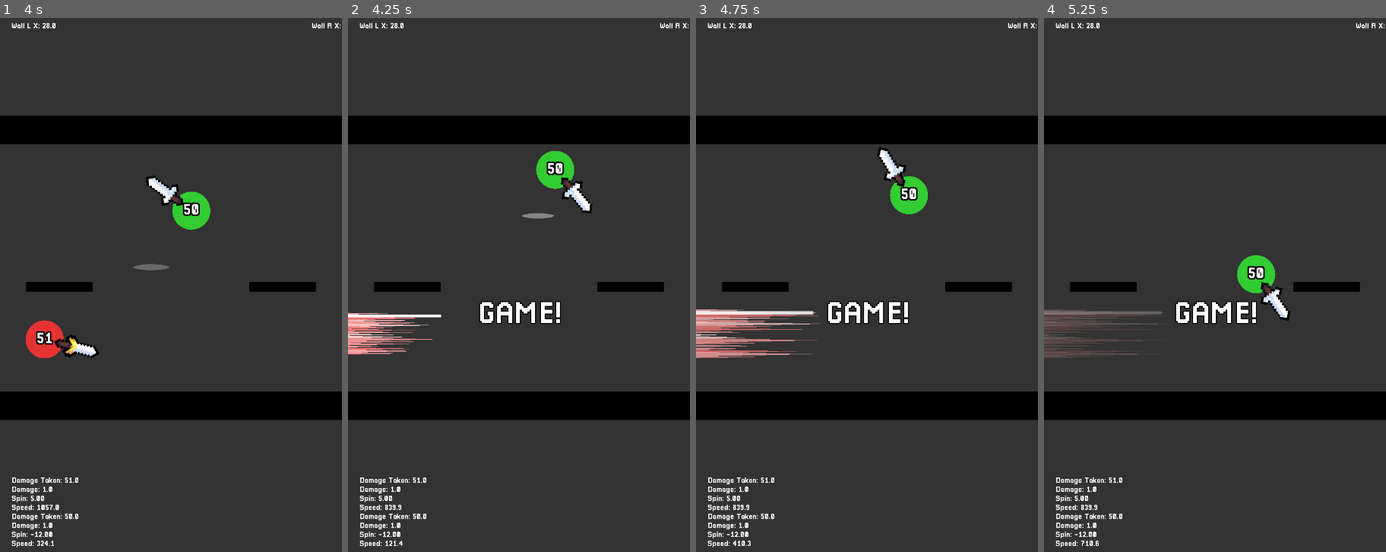
Above: before the commit, frames 1-4 (left to right).
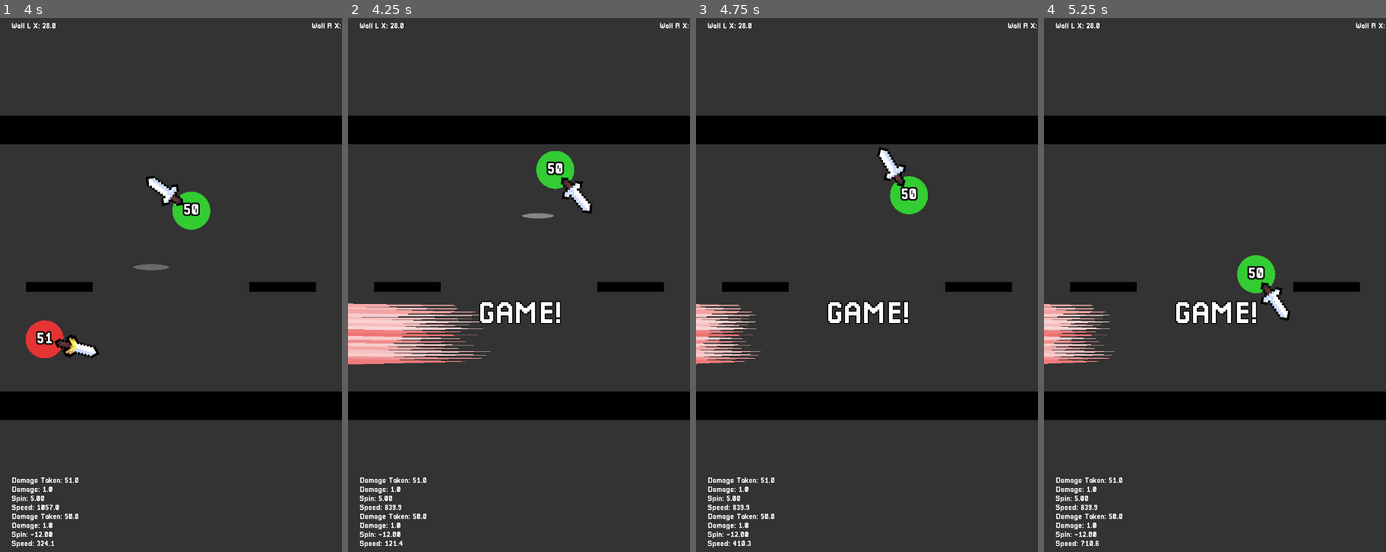
Above: after the commit, the same moments.

Repository: HarryLin349/Super-Smash-Balls
Game: Godot game, scene res://Main.tscn
Two runs of this game, one before a commit and one after it. Both use one fixed random seed, a clock stepped at 60 frames per second and the inputs below.
Inputs:
- Up to frame 1 (4 s): no input
- Up to frame 2 (4.25 s): no input
- Up to frame 3 (4.75 s): no input
- Up to frame 4 (5.25 s): no input

Frame 1 is identical in both runs. In frame 2, 2.9% of the frame differs, in the area x 0-42%, y 53-65%; in frame 3, 1.9%; in frame 4, 1.8%.

Commit message:
adjust KO geysers

Diff:
--- a/Main.gd
+++ b/Main.gd
@@ -222,14 +222,16 @@
 	var rng := RandomNumberGenerator.new()
 	rng.randomize()
 	var spikes := 18
-	var total_length : float = max(210.0, distance_to_center * 0.6)
+	var total_length : float = max(315.0, distance_to_center * 0.9)
 	var half := total_length * 0.5
 	var dir := Vector2.RIGHT if position_value.x < viewport_center_x else Vector2.LEFT
+	var stages := PackedFloat32Array([1.0, 0.7, 0.95, 0.4, 0.8, 0.6, 0.6, 0.0])
+	var stage_duration := 0.08
 	for i in range(spikes):
 		var t := (float(i) + 0.5) / float(spikes)
 		var y_pos : float = lerp(-half * 0.3, half * 0.3, t)
-		var length := rng.randf_range(total_length * 0.6, total_length * 1.0)
-		var thickness := rng.randf_range(6.0, 12.0)
+		var length := rng.randf_range(total_length * 0.8, total_length * 1.0)
+		var thickness := rng.randf_range(10.0, 18.0)
 		var tri := Polygon2D.new()
 		tri.color = base_color.lerp(Color(1, 1, 1, 1), rng.randf_range(0.3, 0.8))
 		tri.polygon = PackedVector2Array([
@@ -239,27 +241,21 @@
 		])
 		tri.z_index = 21
 		effect.add_child(tri)
-		var jitter_target := rng.randf_range(total_length * 0.4, total_length * 1.1)
 		var tween := get_tree().create_tween()
-		tween.tween_method(func(value: float) -> void:
-			tri.polygon = PackedVector2Array([
-				Vector2(0.0, y_pos - thickness * 0.5),
-				Vector2(0.0, y_pos + thickness * 0.5),
-				dir * value + Vector2(0.0, y_pos)
-			])
-		, length, jitter_target, 0.12).set_trans(Tween.TRANS_QUAD).set_ease(Tween.EASE_OUT)
-
-	var flash := Line2D.new()
-	flash.width = 6.0
-	flash.default_color = Color(1, 1, 1, 1)
-	flash.points = PackedVector2Array([Vector2(0.0, -half * 0.25), dir * total_length + Vector2(0.0, -half * 0.25)])
-	flash.z_index = 22
-	effect.add_child(flash)
-
-	var tween := get_tree().create_tween()
-	tween.tween_property(effect, "scale", Vector2(1.25, 1.25), 0.18).set_trans(Tween.TRANS_QUAD).set_ease(Tween.EASE_OUT)
-	tween.parallel().tween_property(effect, "modulate:a", 0.0, 0.6).set_trans(Tween.TRANS_QUAD).set_ease(Tween.EASE_IN)
-	tween.tween_callback(effect.queue_free)
+		for stage in stages:
+			var target := length * stage
+			tween.tween_method(func(value: float) -> void:
+				tri.polygon = PackedVector2Array([
+					Vector2(0.0, y_pos - thickness * 0.5),
+					Vector2(0.0, y_pos + thickness * 0.5),
+					dir * value + Vector2(0.0, y_pos)
+				])
+			, length, target, stage_duration).set_trans(Tween.TRANS_QUAD).set_ease(Tween.EASE_OUT)
+
+	var final_tween := get_tree().create_tween()
+	var total_time := stage_duration * float(stages.size())
+	final_tween.tween_interval(total_time)
+	final_tween.tween_callback(effect.queue_free)
 
 func _update_wall_x_labels() -> void:
 	wall_left_x_label.text = "Wall L X: %.1f" % wall_left.global_position.x
